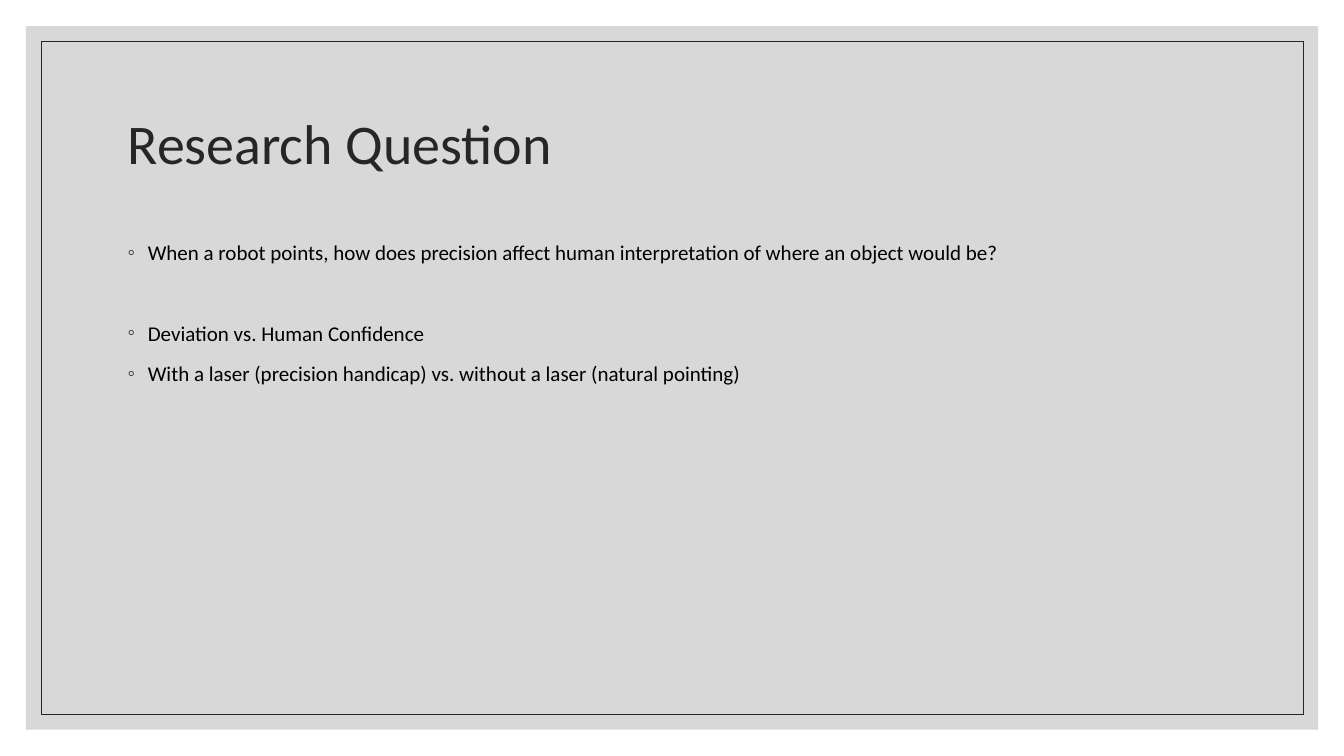
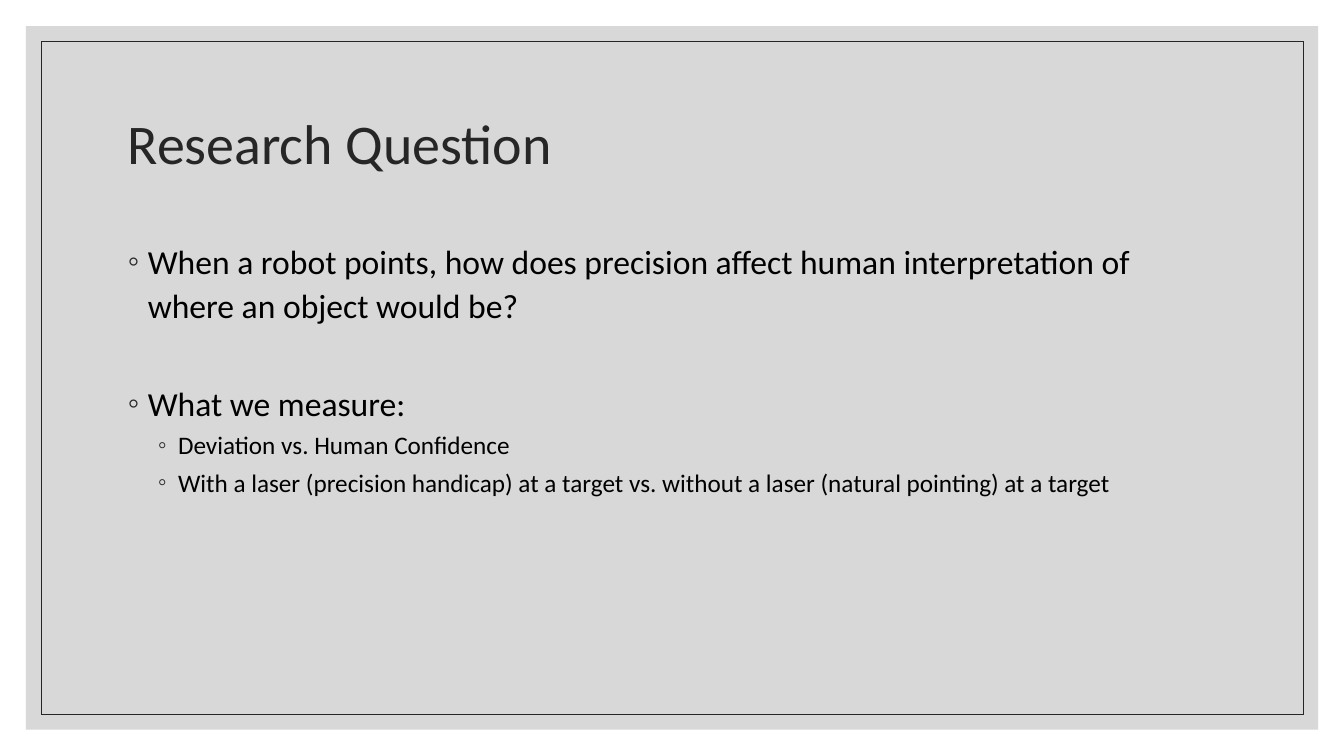
Before and after one commit to liquatics/outofhand, a slide deck: slide 5 of Docs/Final Presentation.pptx. Drawn at 1344x756 pixels with LibreOffice and Linux fonts; fonts in the diff are those of the drawing. Boxes give left, top, right and bottom in pixels: in the first picture for what was removed or moved away, otherwise in the second. Text is boxed around its words. In the diff, an @@ line names an element or a change of style, - is before the commit and + after.

```diff
--- a/Docs/Final Presentation.pptx
+++ b/Docs/Final Presentation.pptx
@@ text at (148, 250, 1130, 454): size 15 to 24 pt in "When a robot points, how does precision ..."; size 15 to 18 pt in "Deviation vs. Human Confidence"; list level 1 to 2 in "Deviation vs. Human Confidence"; line spacing 1.1 to 1 @@
@@ text at (148, 392, 405, 417): paragraph added @@
+◦ What we measure:
@@ text at (178, 473, 1109, 497): text changed; size 15 to 18 pt @@
-◦ With a laser (precision handicap) vs. without a laser (natural pointing)
+  ◦ With a laser (precision handicap) at a target vs. without a laser (natural pointing) at a target
```
Also in this commit, not shown: 4 other slides changed, 1 slide removed.
